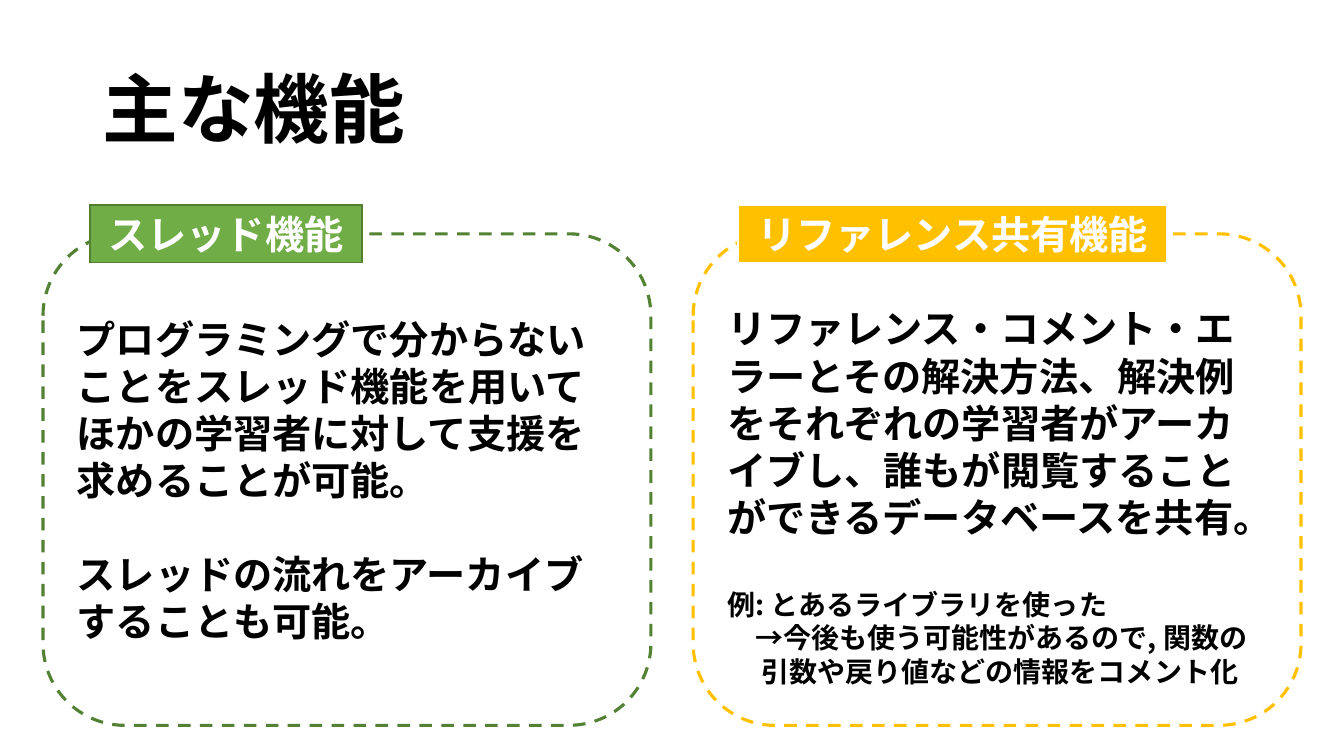
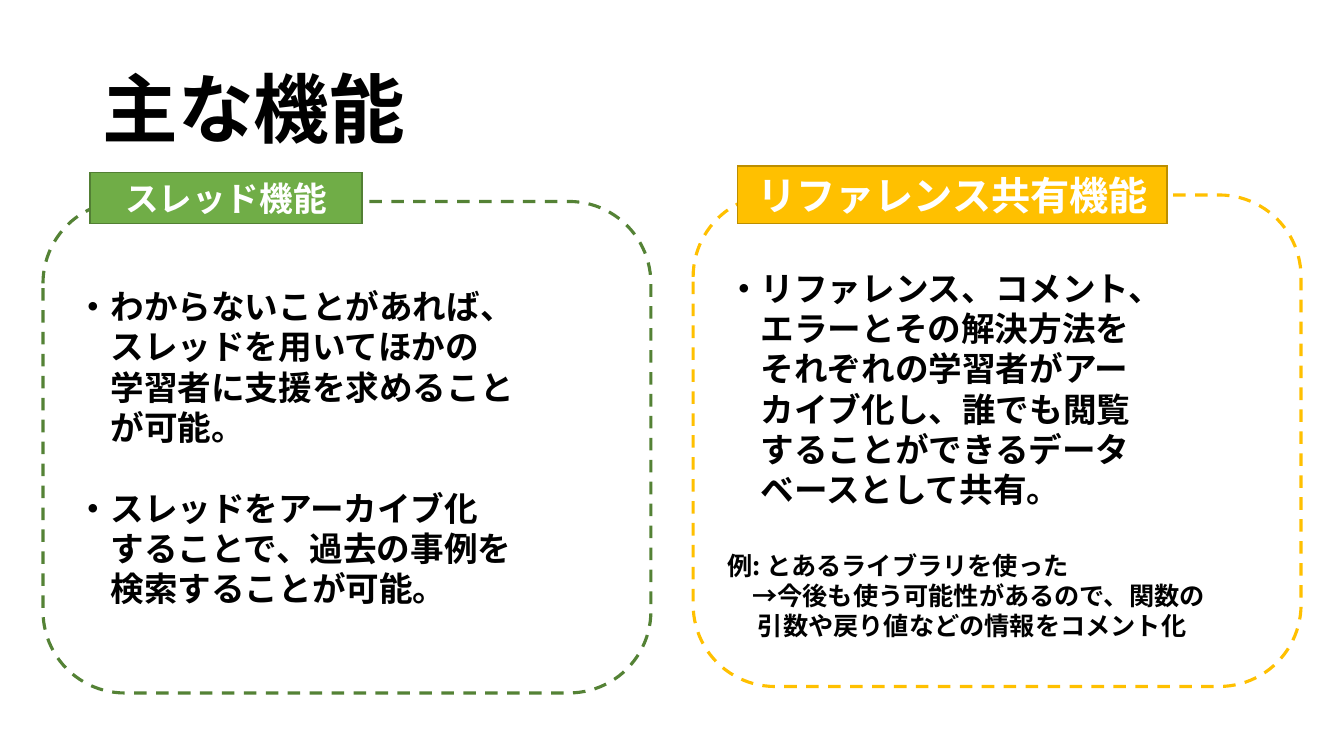
Before and after one commit to Silvestris00/SystemDesign2, a slide deck: slide 7 of Documents/05_PresenYoshidaLAB.pptx. Drawn at 1344x756 pixels with LibreOffice and Linux fonts; fonts in the diff are those of the drawing. Boxes give left, top, right and bottom in pixels: in the first picture for what was removed or moved away, otherwise in the second. Text is boxed around its words. In the diff, an @@ line names an element or a change of style, - is before the commit and + after.

Commit message:
update Presentation pptx

```diff
--- a/Documents/05_PresenYoshidaLAB.pptx
+++ b/Documents/05_PresenYoshidaLAB.pptx
@@ rectangle "スレッド機能": place and size @@
-rectangle "スレッド機能" at (90, 205, 362, 262)
+rectangle "スレッド機能" at (90, 172, 362, 223)
@@ rectangle "スレッド機能" at (90, 172, 362, 223): size 28 to 24 pt @@
@@ rectangle "リファレンス共有機能": place and size @@
-rectangle "リファレンス共有機能" at (738, 205, 1168, 262)
+rectangle "リファレンス共有機能" at (738, 166, 1168, 224)
@@ rectangle "リファレンス共有機能" at (738, 166, 1168, 224): outline #FFFFFF 1.5 pt to #BD8E00 1 pt @@
@@ rounded rectangle "・わからないことがあれば、": place and size @@
-rounded rectangle "・わからないことがあれば、" at (43, 234, 651, 726)
+rounded rectangle "・わからないことがあれば、" at (43, 202, 651, 694)
@@ rounded rectangle "・リファレンス、コメント、": place and size @@
-rounded rectangle "・リファレンス、コメント、" at (694, 234, 1302, 726)
+rounded rectangle "・リファレンス、コメント、" at (694, 195, 1302, 687)
@@ text in rounded rectangle at (77, 290, 514, 604): text changed; size 28 to 24 pt @@
-プログラミングで分からないことをスレッド機能を用いてほかの学習者に対して支援を求めることが可能。
-スレッドの流れをアーカイブすることも可能。
+・わからないことがあれば、
+スレッドを用いてほかの
+学習者に支援を求めること
+が可能。
+・スレッドをアーカイブ化
+することで、過去の事例を
+検索することが可能。
@@ text in rounded rectangle at (727, 274, 1162, 505): text changed; size 28 to 24 pt @@
-リファレンス・コメント・エラーとその解決方法、解決例をそれぞれの学習者がアーカイブし、誰もが閲覧することができるデータベースを共有。
+・リファレンス、コメント、
+エラーとその解決方法を
+それぞれの学習者がアー
+カイブ化し、誰でも閲覧
+することができるデータ
+ベースとして共有。
@@ text in rounded rectangle at (727, 553, 1186, 638): size 20 to 18 pt in "例: とあるライブラリを使った", "引数や戻り値などの情報をコメント化" @@
@@ text in rounded rectangle at (752, 583, 1205, 608): text changed; size 20 to 18 pt @@
-→今後も使う可能性があるので, 関数の
+→今後も使う可能性があるので、関数の
```
Also in this commit, not shown: 5 other slides changed, 1 slide added, 1 slide removed, 1 other file.
